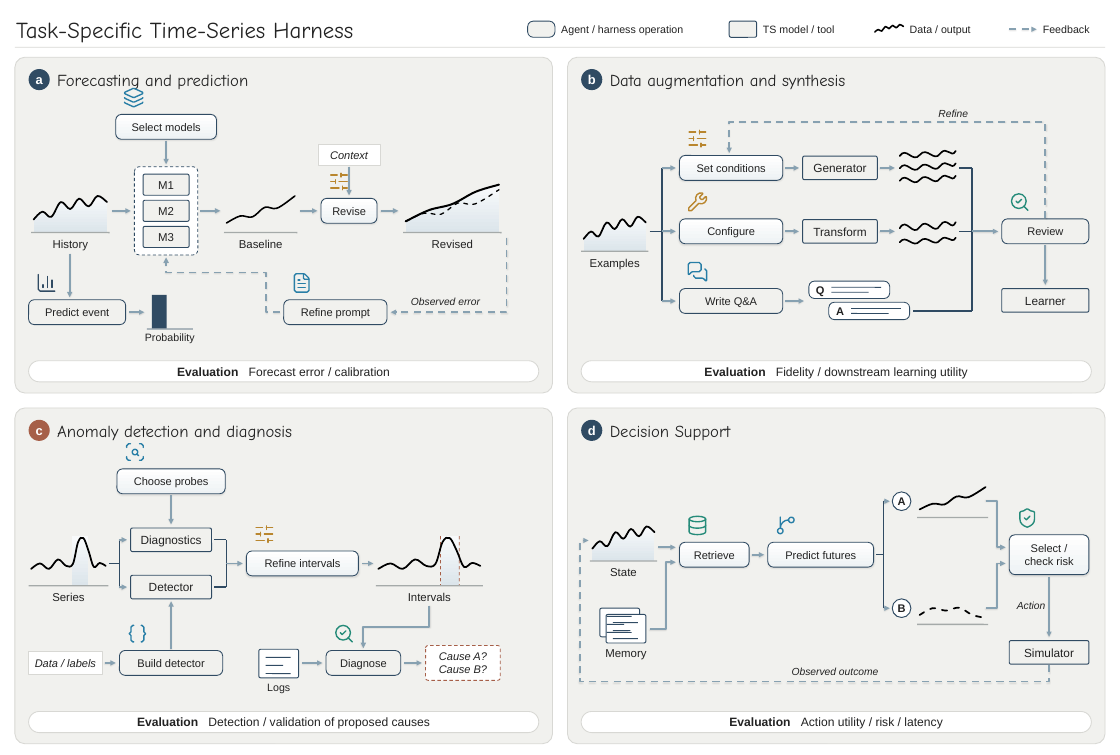
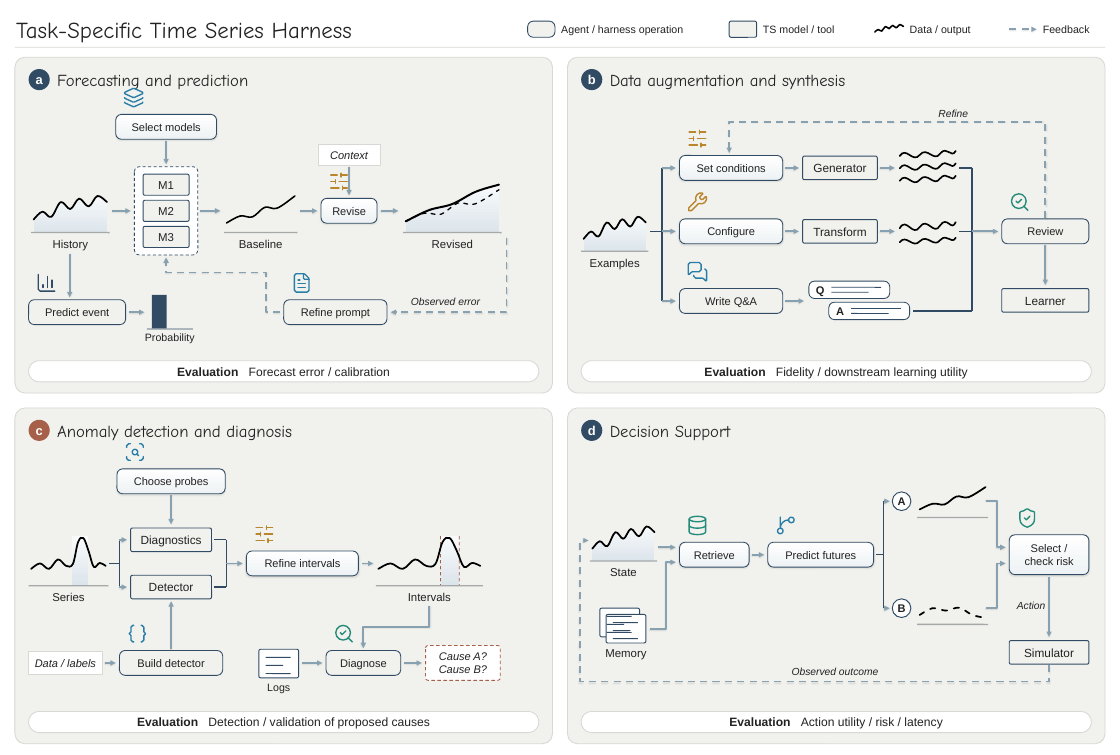
Before and after one commit to Minions-Land/Time-Series-Agents-Survey, a slide deck: slide 1 of artifacts/editorial_accent_20261022/pptx/Figure08_Accent.pptx. Drawn at 1120x755 pixels with LibreOffice and Linux fonts; fonts in the diff are those of the drawing. Boxes give left, top, right and bottom in pixels: in the first picture for what was removed or moved away, otherwise in the second. Text is boxed around its words. In the diff, an @@ line names an element or a change of style, - is before the commit and + after.

```diff
--- a/artifacts/editorial_accent_20261022/pptx/Figure08_Accent.pptx
+++ b/artifacts/editorial_accent_20261022/pptx/Figure08_Accent.pptx
@@ text at box(16, 22, 352, 43): text changed @@
-Task-Specific Time-Series Harness
+Task-Specific Time Series Harness
```
Also in this commit, not shown: 11 other files.
